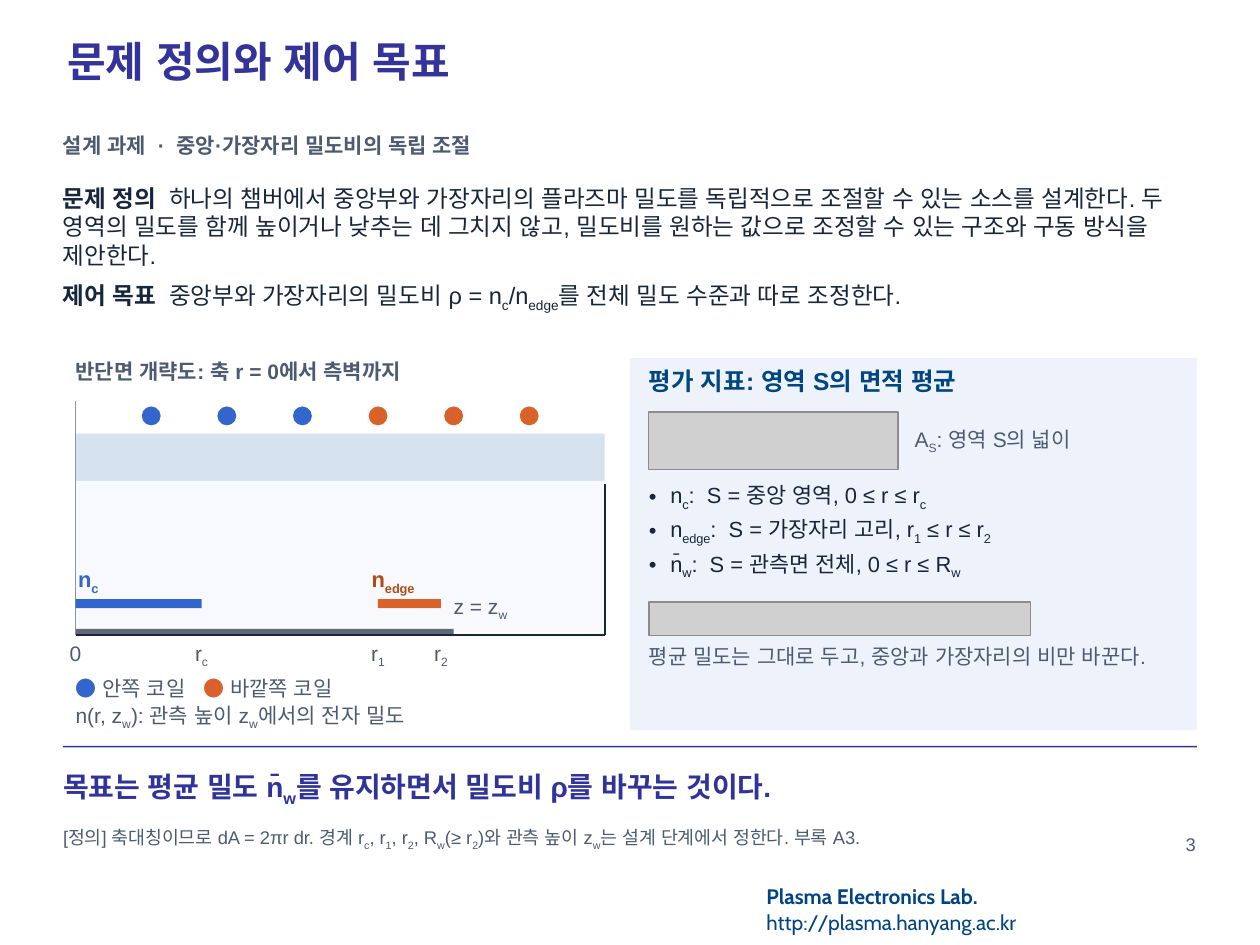
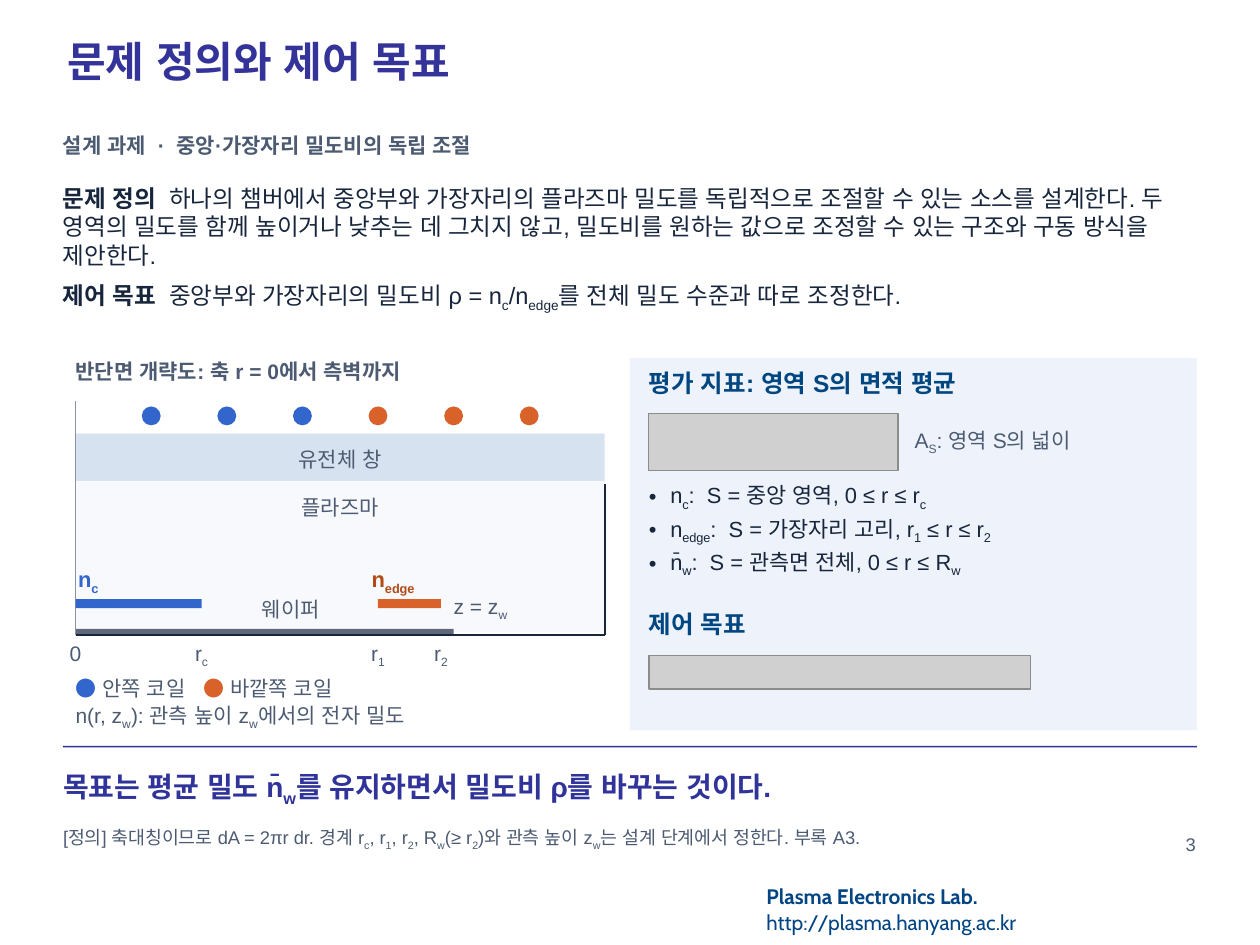
Before and after one commit to garlicjam-pyo/plasma, a slide deck: slide 3 of presentations/1차발표_README반영판.pptx. Drawn at 1260x945 pixels with LibreOffice and Linux fonts; fonts in the diff are those of the drawing; grey boxes stand for pictures; background and template pictures are left out. Boxes give left, top, right and bottom in pixels: in the first picture for what was removed or moved away, otherwise in the second. Text is boxed around its words. In the diff, an @@ line names an element or a change of style, - is before the commit and + after.

```diff
--- a/presentations/1차발표_README반영판.pptx
+++ b/presentations/1차발표_README반영판.pptx
@@ text added at [299,449,381,469], 12 pt, text #4C5B72 @@
+유전체 창
@@ text added at [302,497,379,517], 12 pt, text #4C5B72 @@
+플라즈마
@@ text added at [262,599,320,619], 12 pt, text #4C5B72 @@
+웨이퍼
@@ text added at [649,612,746,636], 14 pt, text #004680, bold @@
+제어 목표
@@ picture: place and size @@
-picture at [649,602,1031,635]
+picture at [649,656,1031,689]
@@ text removed at [649,646,1146,667] @@
-평균 밀도는 그대로 두고, 중앙과 가장자리의 비만 바꾼다.
```
Also in this commit, not shown: 4 other slides changed, 3 other files.
